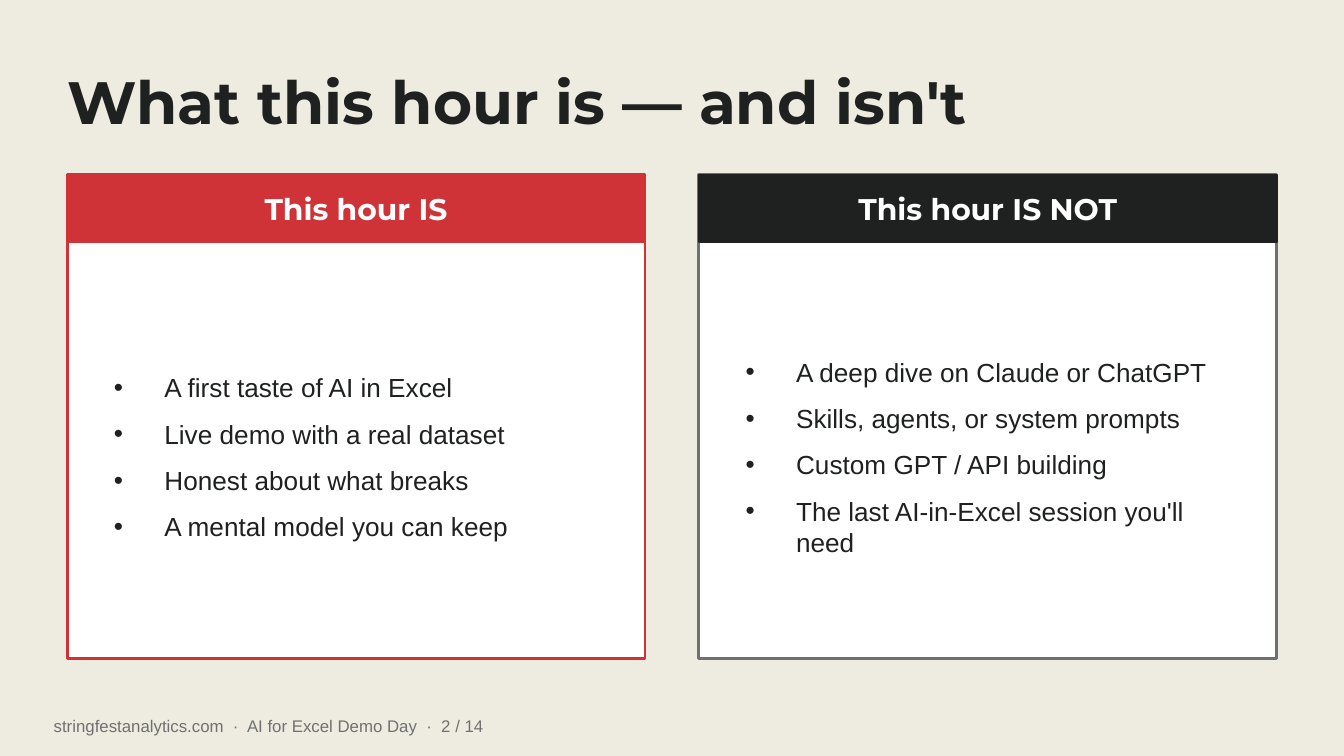
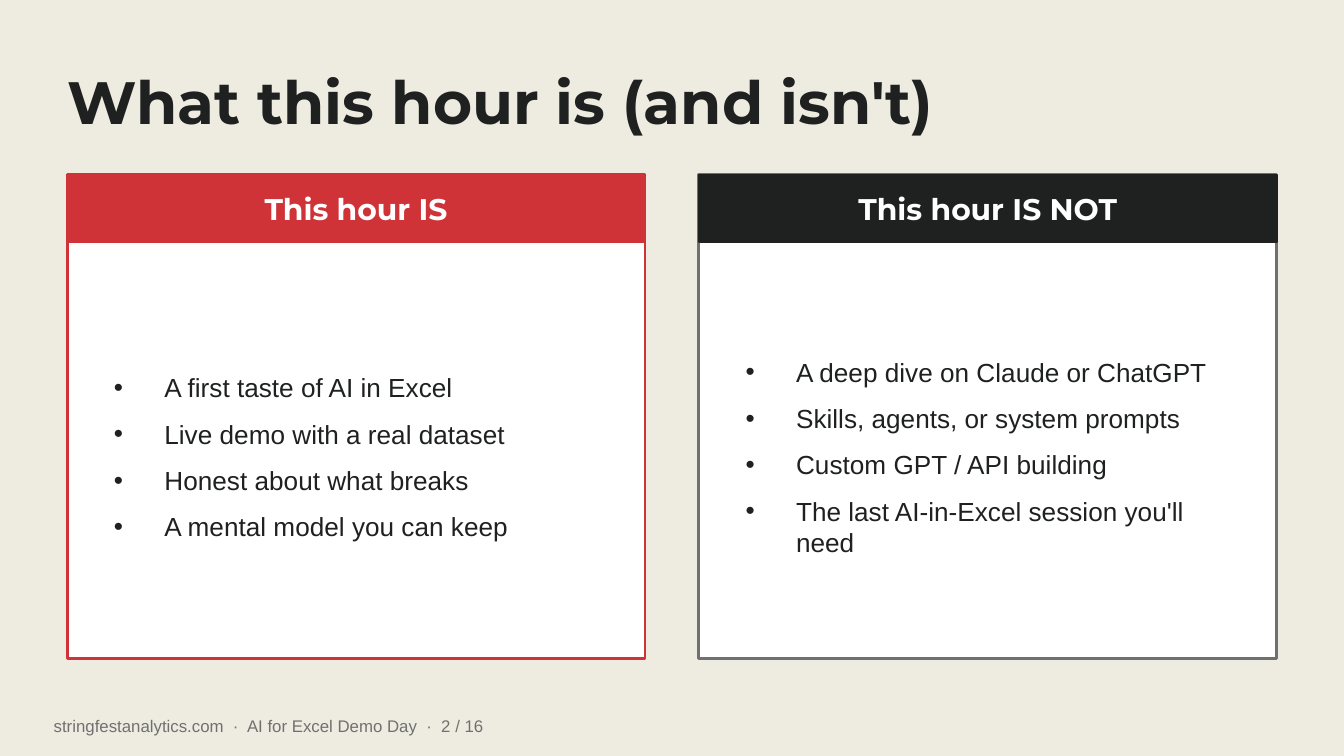
Before and after one commit to stringfestdata/ai-for-excel-demo-day, a slide deck: slide 2 of AI-for-Excel-Demo-Day.pptx. Drawn at 1344x756 pixels with LibreOffice and Linux fonts; fonts in the diff are those of the drawing. Boxes give left, top, right and bottom in pixels: in the first picture for what was removed or moved away, otherwise in the second. Text is boxed around its words. In the diff, an @@ line names an element or a change of style, - is before the commit and + after.

```diff
--- a/AI-for-Excel-Demo-Day.pptx
+++ b/AI-for-Excel-Demo-Day.pptx
@@ text at (67, 77, 932, 136): text changed @@
-What this hour is — and isn't
+What this hour is (and isn't)
@@ text at (54, 720, 484, 736): text changed @@
-stringfestanalytics.com · AI for Excel Demo Day · 2 / 14
+stringfestanalytics.com · AI for Excel Demo Day · 2 / 16
```
Also in this commit, not shown: 13 other slides changed, 2 slides added, 1 other file.
